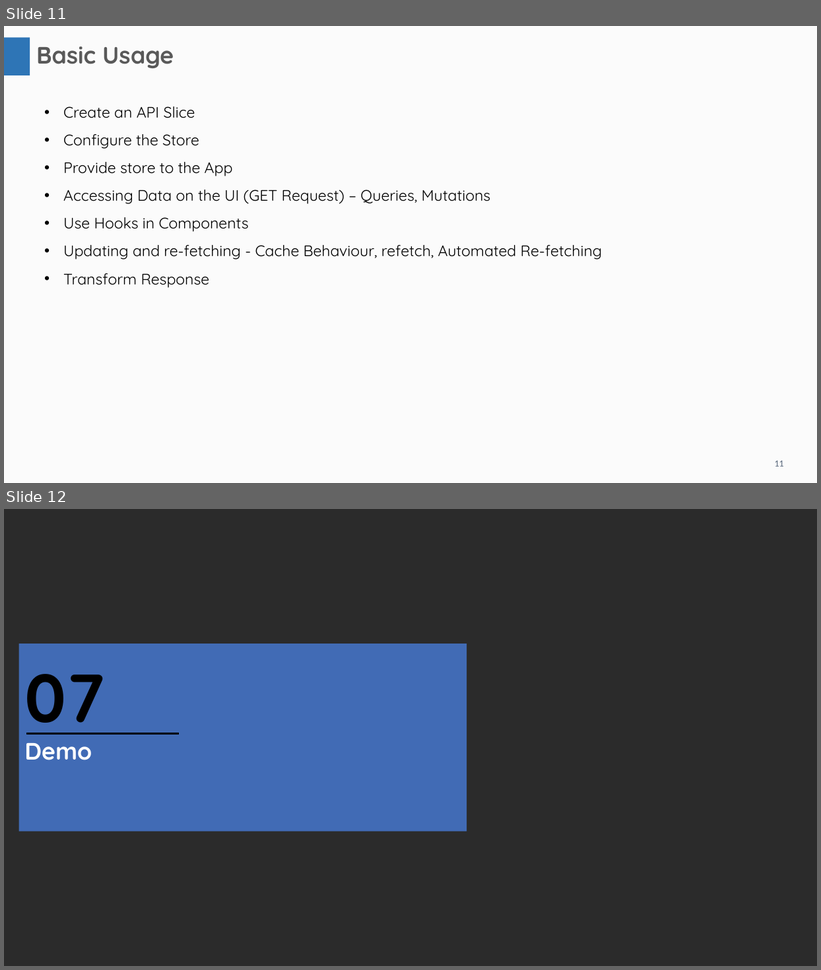
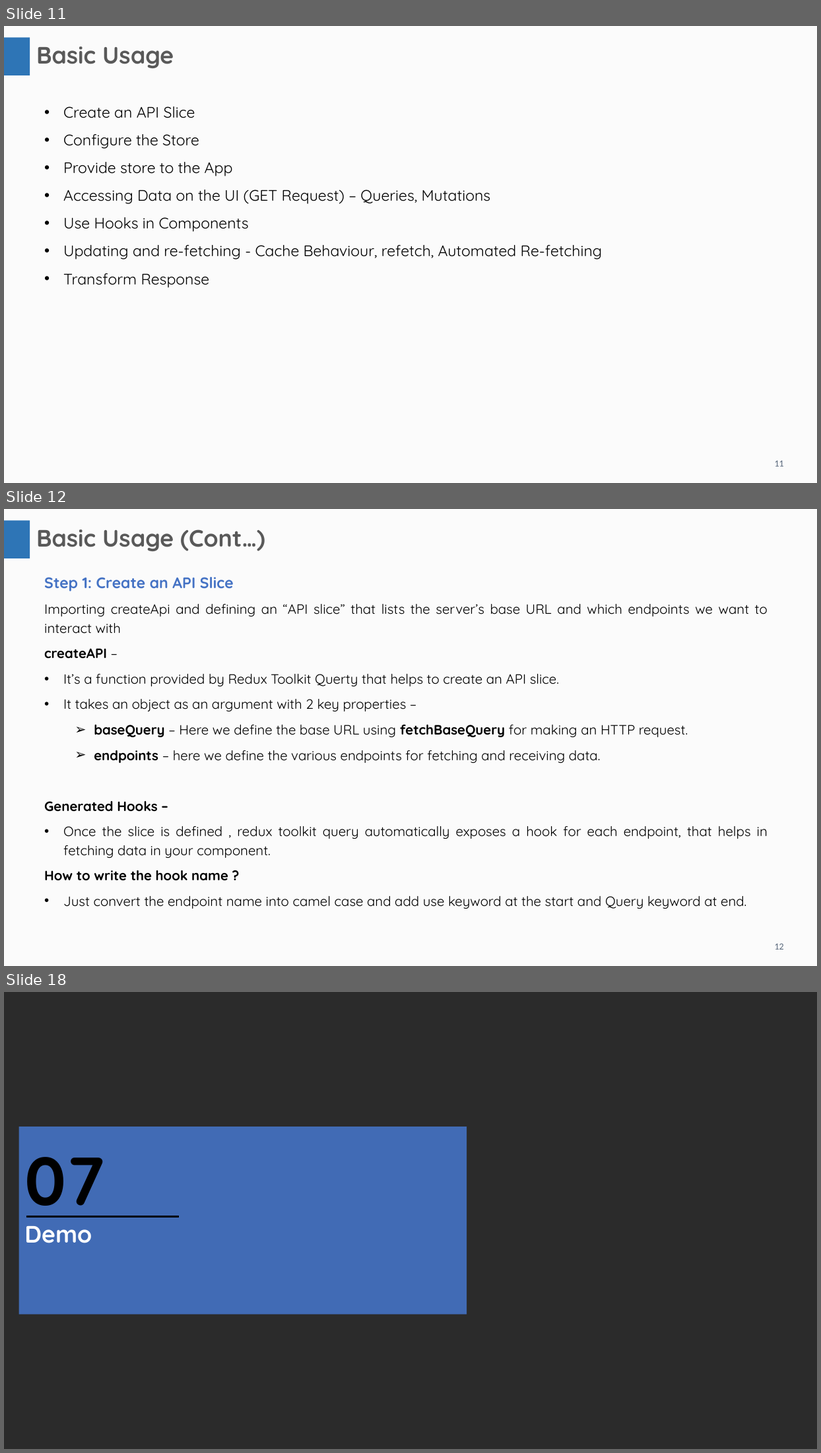
Before and after one commit to JenuTandel/date-fns-n-RTK-Query, a slide deck: RTK Query.pptx. Shown one above the other, each under a label of ours: slides 11 and 12 before the commit, slides 11, 12 and 18 after it; the slides between them are not shown. The pictures are 821x970 and 821x1453 pixels, drawn with LibreOffice and Linux fonts; fonts in the diff are those of the drawing; background and template pictures are left out; a plain dark background stands for a picture behind light text. Boxes give left, top, right and bottom in pixels: in the first picture for what was removed or moved away, otherwise in the second. Text is boxed around its words. In the diff, an @@ line names an element or a change of style, - is before the commit and + after.

```diff
--- a/RTK Query.pptx
+++ b/RTK Query.pptx
@@ slide 12 added at box(4, 509, 817, 966), background #FBFBFB; not listed: 2 template elements that a slide beside it also shows @@
@@ text added at box(36, 529, 265, 551), 28 pt, text #595959, bold @@
+Basic Usage (Cont…)
@@ text added at box(44, 577, 768, 909), 16 pt, text #000000 @@
+Step 1: Create an API Slice
+Importing createApi and defining an “API slice” that lists the server’s base URL and which endpoints we want to interact with
+createAPI –
+• It’s a function provided by Redux Toolkit Querty that helps to create an API slice.
+• It takes an object as an argument with 2 key properties –
+  ➢ baseQuery – Here we define the base URL using fetchBaseQuery for making an HTTP request.
+  ➢ endpoints – here we define the various endpoints for fetching and receiving data.
+  Generated Hooks –
+  • Once the slice is defined , redux toolkit query automatically exposes a hook for each endpoint, that helps in fetching data in your component.
+  How to write the hook name ?
+  • Just convert the endpoint name into camel case and add use keyword at the start and Query keyword at end.
@@ what was slide 12 is now slide 18 @@
```
Also in this commit, not shown: 5 other slides added, 50 other files.
